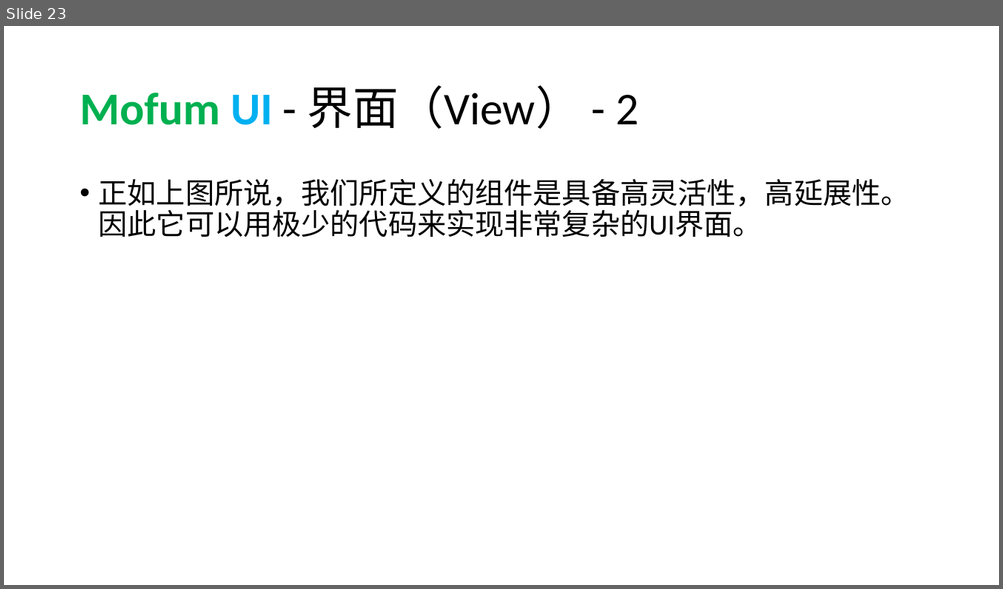
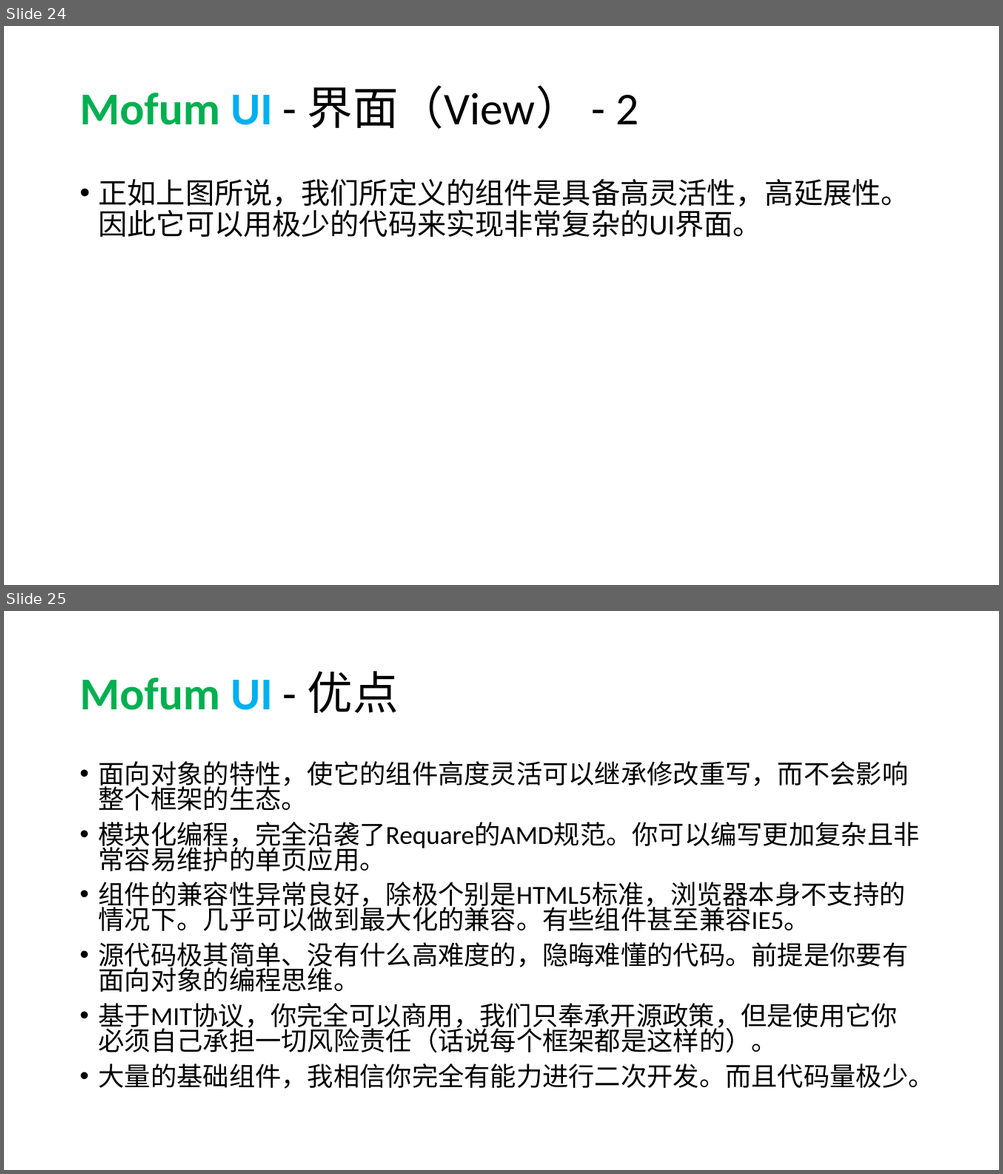
Before and after one commit to mofumui/mofumui-R0508, a slide deck: doc/MofumUI设计.pptx. Shown one above the other, each under a label of ours: slide 23 before the commit, slides 24 and 25 after it. The pictures are 1003x589 and 1003x1174 pixels, drawn with LibreOffice and Linux fonts; fonts in the diff are those of the drawing. Boxes give left, top, right and bottom in pixels: in the first picture for what was removed or moved away, otherwise in the second. Text is boxed around its words. In the diff, an @@ line names an element or a change of style, - is before the commit and + after.

Commit message:
第二次提交

```diff
--- a/doc/MofumUI设计.pptx
+++ b/doc/MofumUI设计.pptx
@@ slide 25 added at bbox=[4, 611, 999, 1170], background #FFFFFF @@
@@ title added at bbox=[79, 671, 398, 713], 44 pt, text #00B050, bold @@
+Mofum UI - 优点
@@ text added at bbox=[99, 761, 934, 1089], 25.2 pt, text #000000 @@
+• 面向对象的特性，使它的组件高度灵活可以继承修改重写，而不会影响整个框架的生态。
+• 模块化编程，完全沿袭了Requare的AMD规范。你可以编写更加复杂且非常容易维护的单页应用。
+• 组件的兼容性异常良好，除极个别是HTML5标准，浏览器本身不支持的情况下。几乎可以做到最大化的兼容。有些组件甚至兼容IE5。
+• 源代码极其简单、没有什么高难度的，隐晦难懂的代码。前提是你要有面向对象的编程思维。
+• 基于MIT协议，你完全可以商用，我们只奉承开源政策，但是使用它你必须自己承担一切风险责任（话说每个框架都是这样的）。
+• 大量的基础组件，我相信你完全有能力进行二次开发。而且代码量极少。
@@ what was slide 23 is now slide 24 @@
```
Also in this commit, not shown: 2 slides changed, 2 other slides added, 9 other files.
